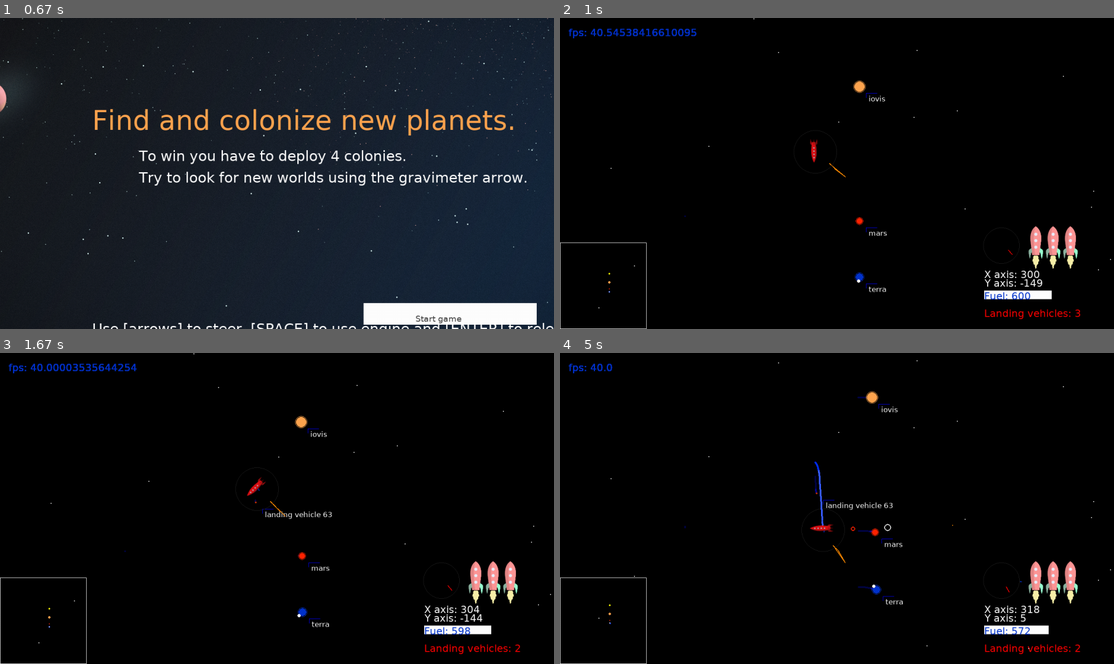
Above: before the commit, frames 1-4 (two rows, left to right).
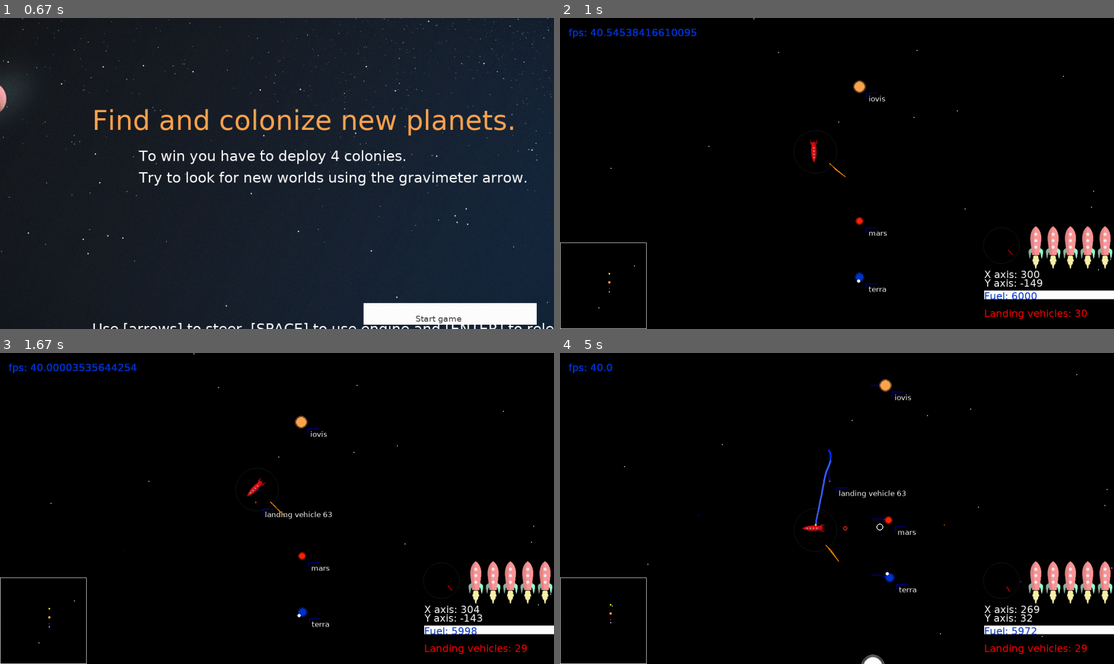
Above: after the commit, the same moments.

Repository: sireliah/adsidera
Game: pygame game, started from adsidera.py
Two runs of this game, one before a commit and one after it. Both use one fixed random seed, a clock stepped at 60 frames per second and the inputs below.
Inputs:
- Up to frame 1 (0.67 s): click "Start game" at 0.38 s
- Up to frame 2 (1 s): click "Start game" at 0.72 s
- Up to frame 3 (1.67 s): tap Enter at 1 s; hold Right from 1.33 s (still down); tap Space at 1.4 s
- Up to frame 4 (5 s): tap Space at 1.7, 1.95, 2.25, 2.45, 2.75, 3.02, 3.32, 3.45, 3.75, 4.12, 4.42, 4.62, 4.92 s; release Right at 1.8 s; hold Right 1.88-2.35 s; hold Left 2.38-2.92 s; hold Left 2.95-3.35 s; hold Right 3.38-4.02 s; hold Left 4.05-4.52 s; hold Right from 4.55 s (still down)

Frame 1 is identical in both runs. In frame 2, 0.8% of the frame differs, in the area x 85-100%, y 66-97%; in frame 3, 0.9%; in frame 4, 2.3%, in the area x 6-100%, y 2-100%.

Commit message:
The game was too hard. :D

Diff:
--- a/conf.py
+++ b/conf.py
@@ -32,15 +32,15 @@
     CAMERA_MARGIN = 50
     FPS = 40
     CIRCLE_SIZE = 50
-    ROCKETS = 3
-    LANDING_VEHICLES = 3
-    FUEL = 600
+    ROCKETS = 30
+    LANDING_VEHICLES = 30
+    FUEL = 6000
 
     # Rate at which rocket is rotated.
     ROCKET_ROTATION_ANGLE = 4
 
     # How much force rocket engine generates.
-    THRUST = 0.7
+    THRUST = 1.2
 
     # The coef that controls at which rate bodies are decelerated. It's related to the game speed.
     RETARDATION = 120
--- a/mainloop.py
+++ b/mainloop.py
@@ -254,8 +254,8 @@
                     # Load resources from Terra
                     if self.colonies.resources_terra(body1, body2, distance):
                         self.landing_vehicles += 1
-                    if self.landing_vehicles > 3:
-                        self.landing_vehicles = 3
+                    #if self.landing_vehicles > 3:
+                    #    self.landing_vehicles = 3
 
     def transform_rocket_image(self):
         """
@@ -483,8 +483,8 @@
             loaded_fuel_amount = 10
 
         self.fuel = self.fuel + loaded_fuel_amount
-        if self.fuel > 1000:
-            self.fuel = 1000
+        if self.fuel > GameSettings.FUEL:
+            self.fuel = GameSettings.FUEL
 
     def fuel_out(self, body1, body2, distance):
         """
